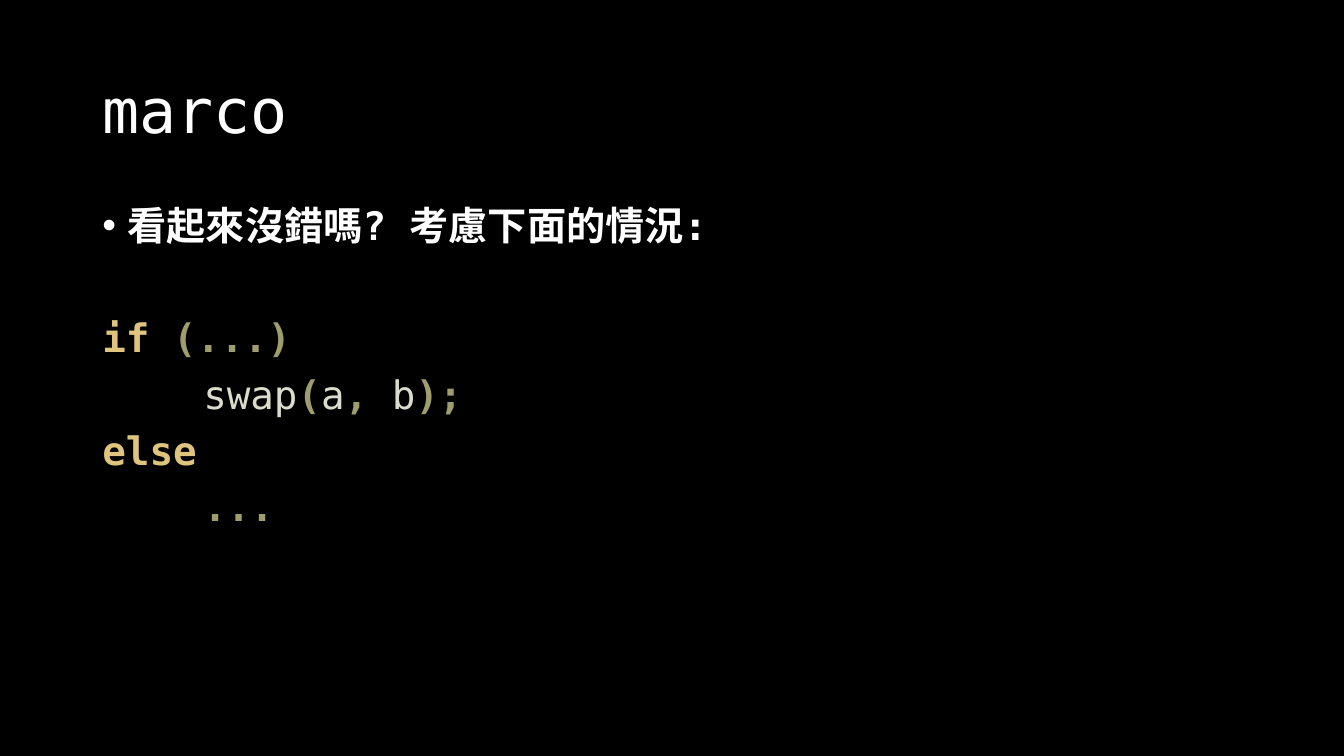
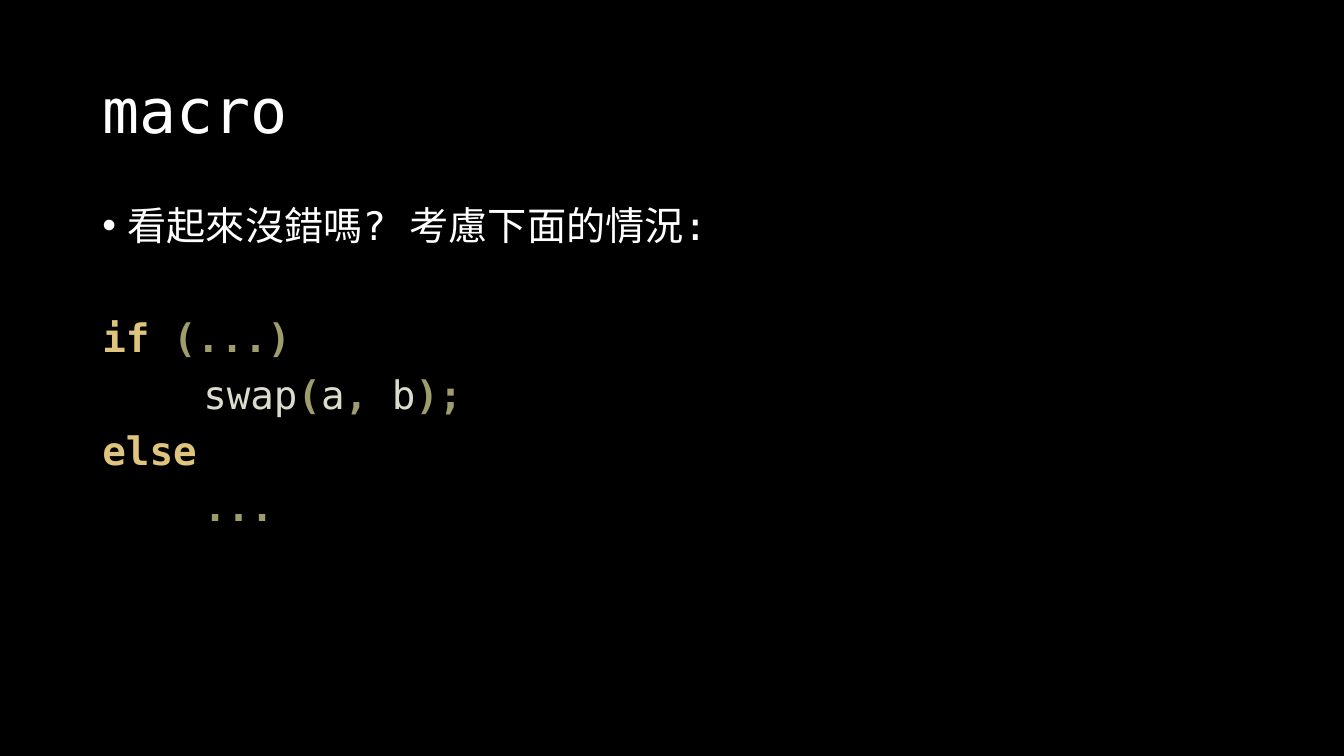
Before and after one commit to OEmiliatanO/those_c_prog_didnt_teach, a slide deck: slide 52 of Ch1/Ch1-basic.pptx (slide 51 before the commit). Drawn at 1344x756 pixels with LibreOffice and Linux fonts; fonts in the diff are those of the drawing. Boxes give left, top, right and bottom in pixels: in the first picture for what was removed or moved away, otherwise in the second. Text is boxed around its words. In the diff, an @@ line names an element or a change of style, - is before the commit and + after.

```diff
--- a/Ch1/Ch1-basic.pptx
+++ b/Ch1/Ch1-basic.pptx
@@ title at [102,98,287,134]: text changed @@
-marco
+macro
@@ text at [128,207,708,244]: bold off in "看起來沒錯嗎? 考慮下面的情況:" @@
```
Also in this commit, not shown: 38 other slides changed, 7 slides added, 5 other files.
